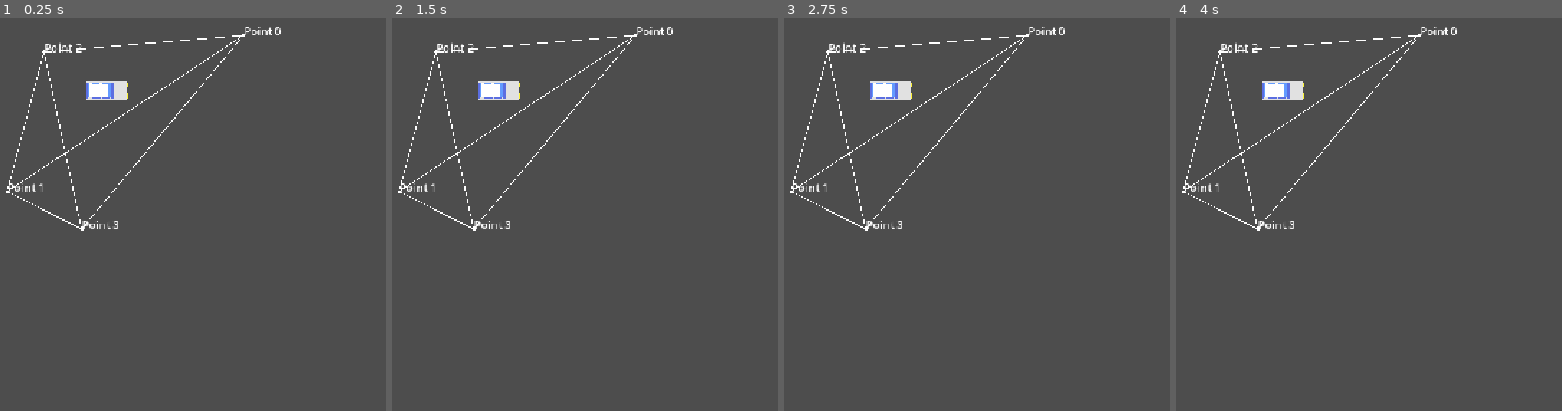
Above: before the commit, frames 1-4 (left to right).
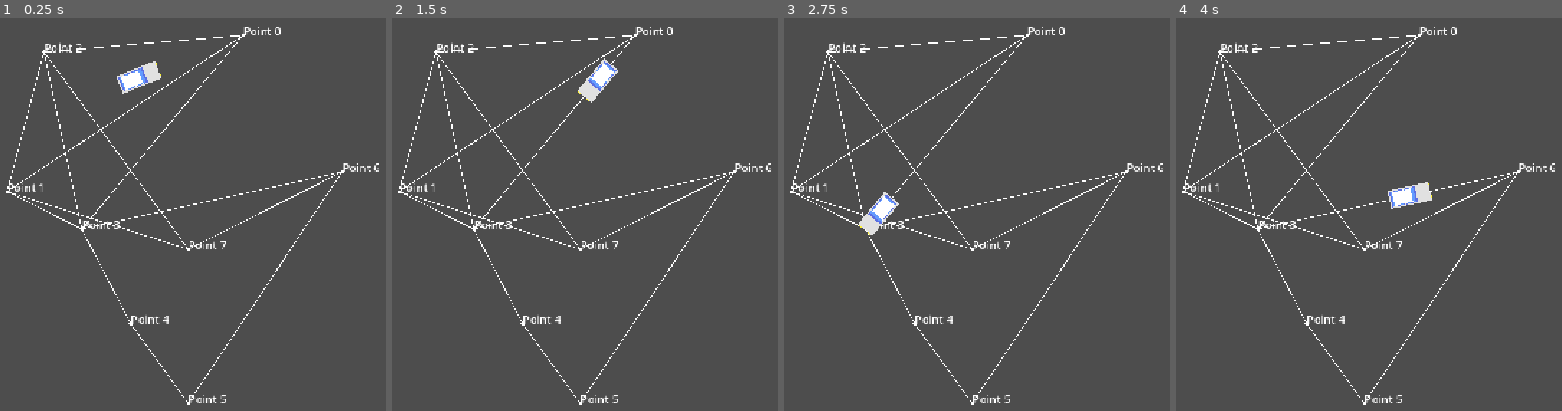
Above: after the commit, the same moments.

Repository: VovqaGuss/Town_sim
Game: Godot game, scene res://prefubs/scene/Polygons/test_polygon.tscn
Same seed, same stepped clock (60 frames per second), same inputs: the game is played once before the commit and once after it. The project has no main scene, so this scene is started directly.
Inputs (mouse positions are in pixels of both pictures, inside the frame that each line leads up to):
- Up to frame 1 (0.25 s): no input
- Up to frame 2 (1.5 s): tap Enter at 0.5 s; move the mouse to (outside the picture) at 0.52 s; tap 1 at 0.6 s; click (outside the picture) at 0.67 s; tap Space at 0.77 s; drag from (588, 265) to (500, 88) at 1.27 s
- Up to frame 3 (2.75 s): move the mouse to (outside the picture) at 2.02 s; tap K at 2.1 s
- Up to frame 4 (4 s): drag from (1492, 332) to (1291, 175) at 2.77 s; move the mouse to (outside the picture) at 3.52 s; hold S from 3.53 s (still down); tap F at 3.6 s; tap Space at 3.77 s

The runs differ from the first frame. In frame 1, 2.4% of the frame differs, in the area x 2-99%, y 2-99%; in frame 2, 2.4%; in frame 3, 2.4%; in frame 4, 2.4%.

Commit message:
Dijkstra ready!
FINALY!!!

Diff:
--- a/vsoh-georaphy/prefubs/scene/Polygons/test_polygon.tscn
+++ b/vsoh-georaphy/prefubs/scene/Polygons/test_polygon.tscn
@@ -7,8 +7,8 @@
 [sub_resource type="Resource" id="Resource_urinb"]
 script = ExtResource("2_urinb")
 name = "Point 0"
-position = Vector2(412.58, 25)
-next_points = Array[int]([1])
+position = Vector2(411.765, 25)
+next_points = Array[int]([1, 2, 3])
 
 [sub_resource type="Resource" id="Resource_dm12r"]
 script = ExtResource("2_urinb")
@@ -25,18 +25,42 @@
 [sub_resource type="Resource" id="Resource_pqlhq"]
 script = ExtResource("2_urinb")
 name = "Point 3"
-position = Vector2(179.425, 304)
-next_points = Array[int]([4, 1, 0])
+position = Vector2(179.675, 304)
+next_points = Array[int]([4, 1, 0, 6])
+
+[sub_resource type="Resource" id="Resource_khdv5"]
+script = ExtResource("2_urinb")
+name = "Point 4"
+position = Vector2(250, 440)
+next_points = Array[int]([5])
+
+[sub_resource type="Resource" id="Resource_kwvtv"]
+script = ExtResource("2_urinb")
+name = "Point 5"
+position = Vector2(333, 555)
+next_points = Array[int]([6])
+
+[sub_resource type="Resource" id="Resource_0krjl"]
+script = ExtResource("2_urinb")
+name = "Point 6"
+position = Vector2(554.455, 221.675)
+next_points = Array[int]([7, 3])
+
+[sub_resource type="Resource" id="Resource_majs1"]
+script = ExtResource("2_urinb")
+name = "Point 7"
+position = Vector2(333.105, 333)
+next_points = Array[int]([1, 2])
 
 [node name="TestPolygon" type="Node2D" unique_id=1445130733]
 
 [node name="RoadNetworkManager" type="Node2D" parent="." unique_id=1145180465 groups=["RoadManager"]]
 script = ExtResource("1_urinb")
 debug = true
-points = Array[ExtResource("2_urinb")]([SubResource("Resource_urinb"), SubResource("Resource_dm12r"), SubResource("Resource_q3vch"), SubResource("Resource_pqlhq")])
+points = Array[ExtResource("2_urinb")]([SubResource("Resource_urinb"), SubResource("Resource_dm12r"), SubResource("Resource_q3vch"), SubResource("Resource_pqlhq"), SubResource("Resource_khdv5"), SubResource("Resource_kwvtv"), SubResource("Resource_0krjl"), SubResource("Resource_majs1")])
 metadata/_custom_type_script = "uid://cup1qrdjgig7h"
 
 [node name="PrivateVahicle" parent="." unique_id=1629948950 instance=ExtResource("3_dm12r")]
 position = Vector2(216, 104)
-final_point_idx = 1
+final_point_idx = 7
 max_speed = 200.0
--- a/vsoh-georaphy/project.godot
+++ b/vsoh-georaphy/project.godot
@@ -16,16 +16,13 @@
 
 [autoload]
 
-GlobalConstns="*uid://du4tegg76jx5i"
+GlobalConstns="uid://du4tegg76jx5i"
+GlobalFunc="*uid://c1mctey7bypn1"
 
 [display]
 
 window/stretch/mode="canvas_items"
 window/stretch/aspect="expand"
-
-[editor_plugins]
-
-enabled=PackedStringArray("res://addons/J-Gizmos/plugin.cfg")
 
 [global_group]
 
--- a/vsoh-georaphy/scripts/classes/Vehicle/PrivateVehicle/private_vahicle_scr.gd
+++ b/vsoh-georaphy/scripts/classes/Vehicle/PrivateVehicle/private_vahicle_scr.gd
@@ -7,10 +7,12 @@
 
 var road_network_manager : RoadNetworkManager
 var marchrute : Array[int]
+var current_target : int
 
 func _ready() -> void:
 	_setup_road_manager()
-	_create_marchrute(starter_point_idx, final_point_idx)
+	marchrute = _create_marchrute(starter_point_idx, final_point_idx)
+	current_target = marchrute.front()
 
 func _setup_road_manager() -> void:
 	road_network_manager = get_parent().get_tree().get_first_node_in_group("RoadManager")
@@ -30,17 +32,87 @@
 	#current_point = point
 	print_rich("[b][color=green]", self.name, "	: Road manager was founded! And point was successfully getted![/color][/b]")
 
-func _create_marchrute(start_idx : int , final_idx : int): #Возвращает массив с индексами точек маршрута
+func _create_marchrute(start_idx : int , final_idx : int) -> Array[int]: #Возвращает массив с индексами точек маршрута
+	#ТУТ СУКА НЕ БУДЕТ ОБЪЕКТОВ ТОЛЬКО ИНДЕКСЫ!!!!! 😡
+	#ИЗУЧИ УЖЕ ДО КОНЦА ЭТОТ КОД БЛЯТЬ!
 	# 1. Инициализация
-	var visited: Array[int] = []
+	var visited : Array[int] = []
 	var distance = {}
+	var parents = {}
+	var compiled_marchrute : Array[int] = []
 
-	for i in range(road_network_manager.points.size()): #Заполняем массив бесконечностями
+
+
+	for i in range(road_network_manager.points.size()):
 		distance[i] = INF
 
-	print(distance)
 
-	var current_node: int = start_idx
 
-	var neighbors = road_network_manager.point_by_indx(current_node).next_points #Получеам соседей текущей ноды
-	print(neighbors)
+	distance[start_idx] = 0
+	var current_node : int = start_idx
+
+
+
+	if current_node == final_idx:
+		push_error("Маршрут не может строится к начальной точке!")
+		return []
+
+	while current_node != final_idx:
+
+		var neigbors : Array[int] = road_network_manager.point_by_indx(current_node).next_points #Индексы соседей текущего узла
+
+		for neigbor in neigbors:
+
+			var new_dist = distance[current_node] + road_network_manager.point_by_indx(current_node).position.distance_to(road_network_manager.point_by_indx(neigbor).position)
+
+			if new_dist < distance[neigbor]:
+				distance[neigbor] = new_dist
+				parents[neigbor] = current_node
+
+		visited.append(current_node)
+
+		var min_dist = INF
+		var next_node = -1 #ПИЗДА КАКАЯ ВАЖНАЯ ПЕРЕМЕННАЯ
+
+		for node_idx in distance:
+
+			if node_idx in visited:
+				continue
+
+
+			if distance[node_idx] < min_dist:
+				min_dist = distance[node_idx]
+				next_node = node_idx
+
+		if next_node == -1:
+			print("Путь не найден!")
+			break
+
+		current_node = next_node
+
+
+
+	var curr = final_idx
+
+	while curr != start_idx:
+
+		compiled_marchrute.append(curr)
+		curr = parents[curr]
+
+	compiled_marchrute.append(start_idx)
+	compiled_marchrute.reverse()
+
+
+
+	print("Final march : ", compiled_marchrute)
+	GlobalFunc.stack_trace()
+	return compiled_marchrute
+
+func _process(delta: float) -> void:
+	var velocity = (road_network_manager.point_by_indx(current_target).position - position).normalized() * max_speed
+	position += velocity * delta
+
+	look_at(road_network_manager.point_by_indx(current_target).position)
+
+	if road_network_manager.point_by_indx(current_target).position.distance_to(position) < 3.5:
+		current_target = marchrute.pop_front()
--- /dev/null
+++ b/vsoh-georaphy/scripts/globals/global_func.gd
@@ -0,0 +1,13 @@
+extends Node
+
+func stack_trace():
+	print_rich("[b]|----------STACK TRACE----------|[/b]")
+	var stack = get_stack()
+	for i in range(stack.size()):
+		if i <= 0:
+			continue
+		print_rich("|	",i - 1, ".	", stack[i])
+
+#func call_trace(): Это потом.
+	#print_rich("[b]|----------CALL TRACE----------|[/b]")
+	#var calls = get_signal_list()
Not shown, added: vsoh-georaphy/.script_splitter/.gdignore
Not shown, added: vsoh-georaphy/addons/tools/script_splitter/LICENSE.txt
Not shown, added: vsoh-georaphy/addons/tools/script_splitter/assets/Close.svg
Not shown, added: vsoh-georaphy/addons/tools/script_splitter/assets/Close.svg.import
Not shown, added: vsoh-georaphy/addons/tools/script_splitter/assets/LTabBar.svg
Not shown, added: vsoh-georaphy/addons/tools/script_splitter/assets/LTabBar.svg.import
Not shown, added: vsoh-georaphy/addons/tools/script_splitter/assets/RTabBar.svg
Not shown, added: vsoh-georaphy/addons/tools/script_splitter/assets/RTabBar.svg.import
Not shown, added: vsoh-georaphy/addons/tools/script_splitter/assets/TabBar.svg
Not shown, added: vsoh-georaphy/addons/tools/script_splitter/assets/TabBar.svg.import
Binary file added: vsoh-georaphy/addons/tools/script_splitter/assets/atop.png
Not shown, added: vsoh-georaphy/addons/tools/script_splitter/assets/atop.png.import
(and 210 more such lines)
